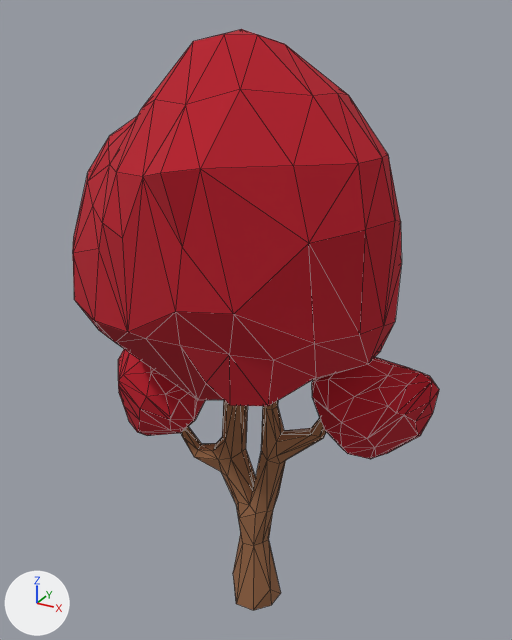
The glTF model assets/models/trees/tree-dead-complete/tree-dead-complete-3-007.glb as it was, and as the next commit left it.
The view is the same before and after, from a camera (50 mm lens) standing at (0.775, -1.552, 4.887) and looking at (-0.169, 0.164, 4.029). Lighting does not change. The marker at lower left points along +X, +Y and +Z. The picture after the commit comes second. Mesh edges are drawn as thin lines. Where no turn or scale is listed for an object, it has been applied to the vertices. Vertices at exactly the same position are counted once.
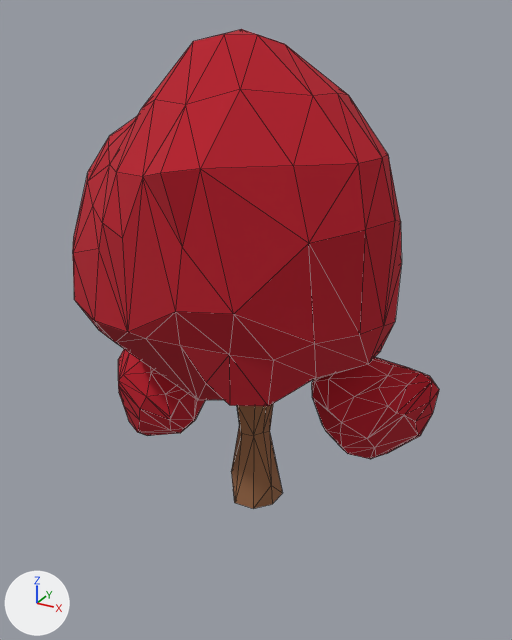
The newer file is also turned or shifted as a whole; pictures and numbers use the older file's frame.

What differs and where, as boxes (x1, y1, x2, y2) in the pictures (512 x 640 px):
'Object_1067', moved
    before: (181, 401, 326, 610)
    after: (231, 404, 283, 509)

Diff of the bpy script that builds the scene:
```diff
--- a/assets/models/trees/tree-dead-complete/tree-dead-complete-3-007.glb.py
+++ b/assets/models/trees/tree-dead-complete/tree-dead-complete-3-007.glb.py
@@ me_object_555 @@
 # used by ob_object_1067; location = (-0.174, 0.145, 3.601)
-me_object_555.from_pydata(...)  # 125 vertices, 246 faces; spans x -0.263..0.262, y -0.087..0.078, z -0.617..0.443
+me_object_555.from_pydata(...)  # 125 vertices, 246 faces; spans x -0.263..0.262, y -0.087..0.078, z -0.184..0.877
+# me_object_555 part 1: the whole mesh is moved by (0.0, 0.0, 0.433)
 me_object_555.materials.append(mat_brown_003)
```
